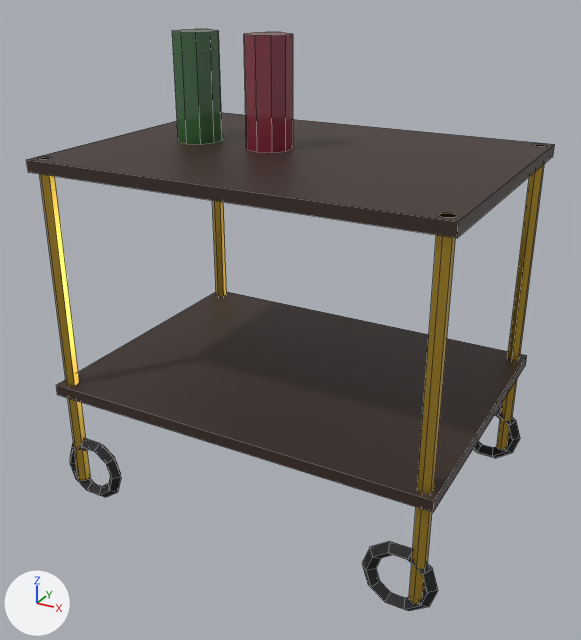
What one commit did to the FBX model unity/Assets/Art/furniture/bar_cart.fbx.
One viewpoint serves both versions: a camera (50 mm lens) standing at (0.62, -1.165, 0.906) and looking at (-0.002, -0.033, 0.341). Arrows for +X, +Y and +Z are at lower left; the lights stay in place. The first picture is the older version. Mesh edges are drawn as thin lines.

Objects in the first picture: 'bar_cart'.
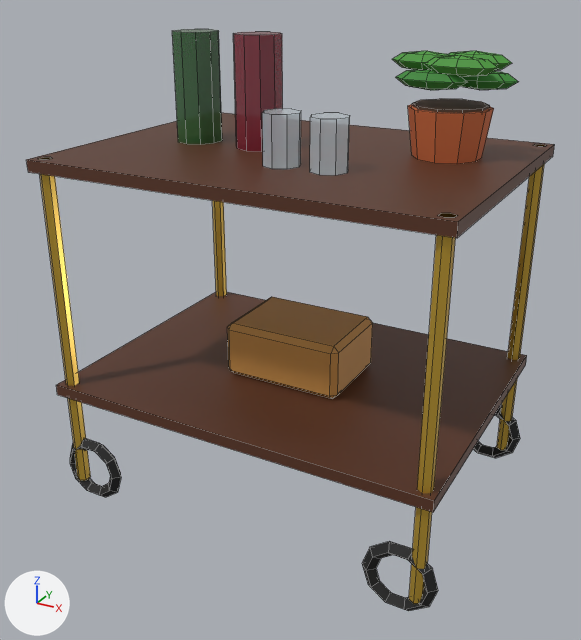
The change, as a diff of the scene's bpy script:
```diff
--- a/unity/Assets/Art/furniture/bar_cart.fbx.py
+++ b/unity/Assets/Art/furniture/bar_cart.fbx.py
@@ mat_c5a3422 @@
+mat_c5a3422 = principled_material('c5a3422')
+mat_c5a3422.base_color = (0.102, 0.0343, 0.016)  # brown #5a3422
@@ me_bar_cart @@
-me_bar_cart.from_pydata(...)  # 264 vertices, 228 faces; spans x -0.362..0.362, y -0.26..0.26, z 0.0..0.809
+me_bar_cart.from_pydata(...)  # 516 vertices, 490 faces; spans x -0.362..0.362, y -0.26..0.26, z 0.0..0.809
+# me_bar_cart part 1: a new loose piece, an 8-sided cylinder along z spanning x -0.01..0.05, y -0.13..-0.07, z 0.629..0.709, in mat_cdceaf2 (pale blue #dceaf2)
+# me_bar_cart part 2: a new loose piece, an 8-sided cylinder along z spanning x 0.07..0.13, y -0.13..-0.07, z 0.629..0.709, in mat_cdceaf2 (pale blue #dceaf2)
+# me_bar_cart part 3: a new loose piece, a 10-sided cut cone along z (radius 0.055 at the low end, 0.066 at the high end) spanning x 0.157..0.283, y 0.014..0.146, z 0.629..0.706, in mat_cc8683a (orange #c8683a)
+# me_bar_cart part 4: a new loose piece, a 10-sided cylinder along z spanning x 0.1635..0.2765, y 0.0206..0.1394, z 0.7016..0.7104, in mat_c4a3424 (brown #4a3424)
+# me_bar_cart part 5: a new loose piece, a UV sphere (8 segments, 4 rings, poles along z) spanning x 0.207..0.321, y 0.058..0.102, z 0.735..0.765, in mat_c3a8a34 (green #3a8a34)
+# me_bar_cart part 6: a new loose piece, a UV sphere (8 segments, 4 rings, poles along z) spanning x 0.185..0.299, y 0.096..0.14, z 0.757..0.787, in mat_c4a9a3a (green #4a9a3a)
+# me_bar_cart part 7: a new loose piece, a UV sphere (8 segments, 4 rings, poles along z) spanning x 0.119..0.233, y 0.058..0.102, z 0.757..0.787, in mat_c4a9a3a (green #4a9a3a)
+# me_bar_cart part 8: a new loose piece, a UV sphere (8 segments, 4 rings, poles along z) spanning x 0.141..0.256, y 0.02..0.064, z 0.735..0.765, in mat_c3a8a34 (green #3a8a34)
+# me_bar_cart part 9: a new loose piece, a UV sphere (8 segments, 4 rings, poles along z) spanning x 0.185..0.3, y 0.02..0.064, z 0.757..0.787, in mat_c4a9a3a (green #4a9a3a)
+# me_bar_cart part 10: a new loose piece of 24 vertices spanning x -0.11..0.11, y -0.08..0.08, z 0.229..0.329, in mat_cc8904a (orange #c8904a)
+# me_bar_cart part 11
+# 20 vertices in x -0.098..-0.022, y -0.04..0.04, z 0.629..0.809 move by (-0.02, 0.0, 0.0)
+# me_bar_cart part 12: 12 faces spanning x -0.35..0.35, y -0.26..0.26, z 0.209..0.629 switch from mat_c3a2a24 (brown #3a2a24) to mat_c5a3422 (brown #5a3422)
+# other edits to the shape of me_bar_cart do not show in these pictures
 me_bar_cart.materials.append(mat_cd8b040)
@@ me_bar_cart @@
 me_bar_cart.materials.append(mat_c8a2a3a)
+me_bar_cart.materials.append(mat_cdceaf2)  # pale blue #dceaf2
+me_bar_cart.materials.append(mat_cc8683a)  # orange #c8683a
+me_bar_cart.materials.append(mat_c4a3424)  # brown #4a3424
+me_bar_cart.materials.append(mat_c3a8a34)  # green #3a8a34
+me_bar_cart.materials.append(mat_c4a9a3a)  # green #4a9a3a
+me_bar_cart.materials.append(mat_cc8904a)  # orange #c8904a
```

What differs and where, as boxes [x1, y1, x2, y2] in the pictures (581 x 640 px; the box of a moved part takes in the faces that stretch with it):
part 1 of me_bar_cart, added: after [262, 108, 301, 169]
part 2 of me_bar_cart, added: after [310, 113, 350, 175]
part 3 of me_bar_cart, added: after [408, 104, 494, 164]
part 4 of me_bar_cart, added: after [412, 98, 490, 113]
part 5 of me_bar_cart, added: after [460, 71, 518, 90]
part 6 of me_bar_cart, added: after [449, 51, 512, 70]
part 7 of me_bar_cart, added: after [392, 51, 453, 70]
part 8 of me_bar_cart, added: after [396, 69, 467, 90]
part 9 of me_bar_cart, added: after [424, 55, 498, 77]
part 10 of me_bar_cart, added: after [227, 297, 373, 399]
part 11 of me_bar_cart, moved or reshaped: before [244, 32, 293, 153]; after [233, 32, 283, 152]
part 12 of me_bar_cart, recoloured: [27, 113, 555, 512] in both
